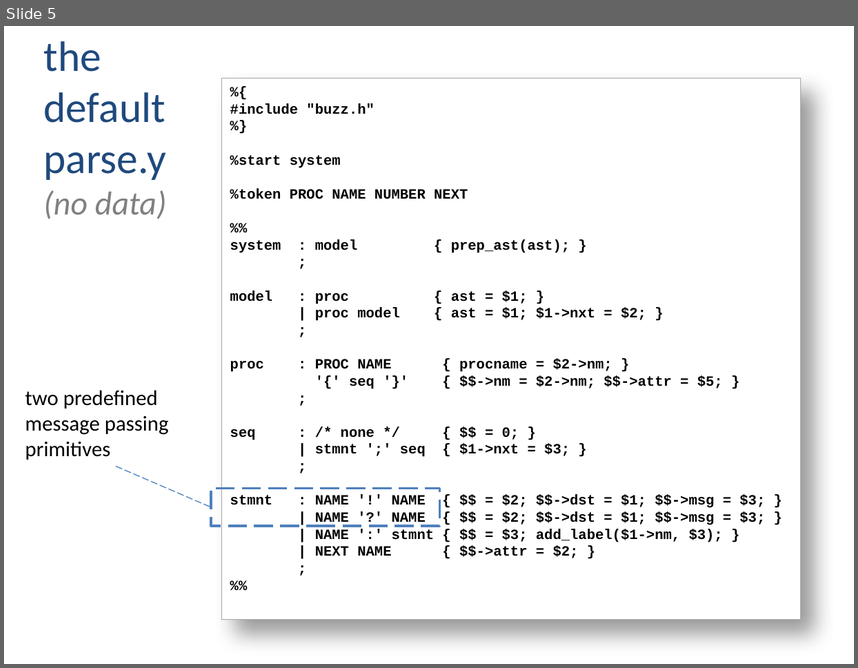
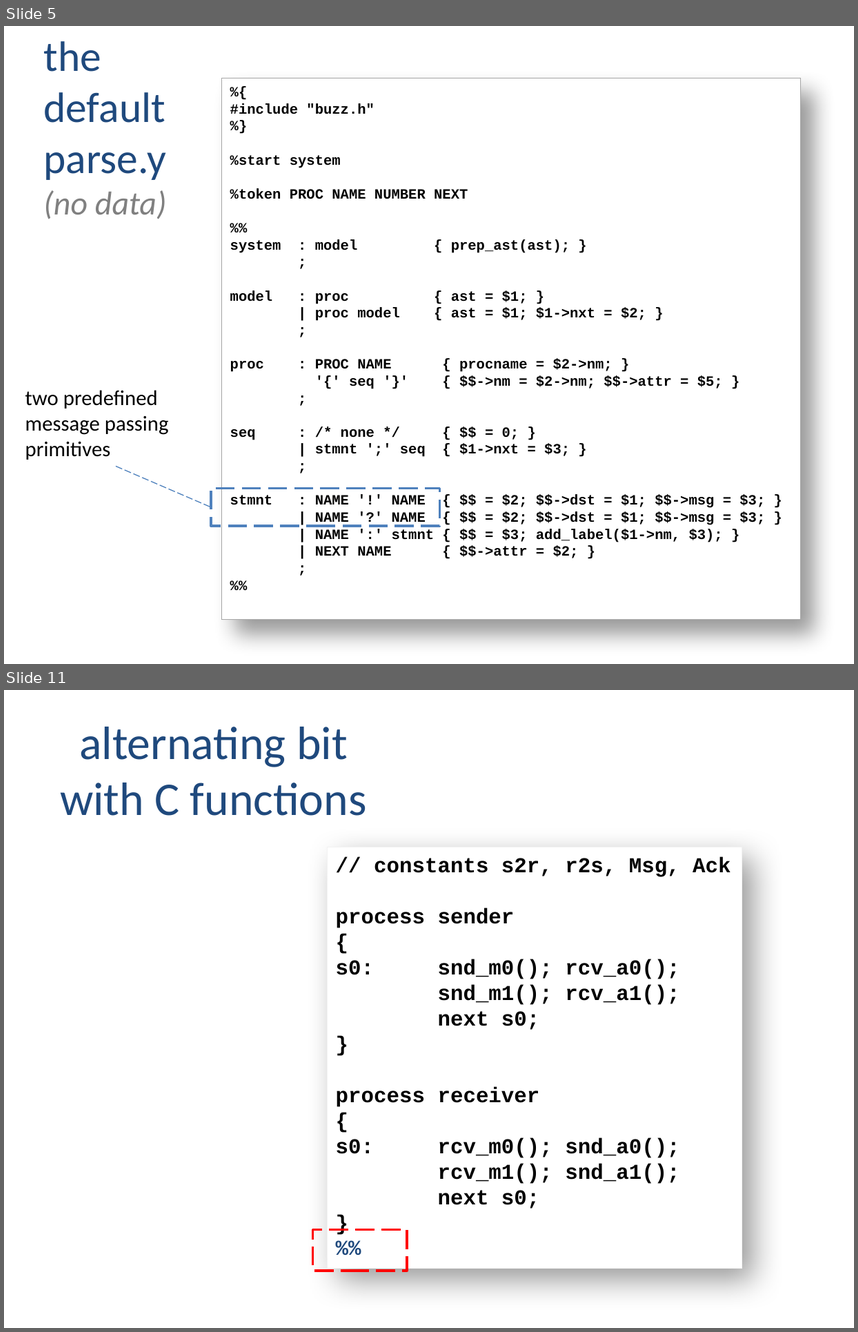
Before and after one commit to nimble-code/Buzz, a slide deck: docs/Buzz_Overview.pptx. Shown one above the other, each under a label of ours: slide 5 before the commit, slides 5 and 11 after it; the slides between them are not shown. The pictures are 858x668 and 858x1332 pixels, drawn with LibreOffice and Linux fonts; fonts in the diff are those of the drawing. Boxes give left, top, right and bottom in pixels: in the first picture for what was removed or moved away, otherwise in the second. Text is boxed around its words. In the diff, an @@ line names an element or a change of style, - is before the commit and + after.

```diff
--- a/docs/Buzz_Overview.pptx
+++ b/docs/Buzz_Overview.pptx
@@ slide 11 added at [4,690,854,1328], background #FFFFFF @@
@@ title added at [60,727,367,816], 39.6 pt, text #1F497D @@
+alternating bit
+with C functions
@@ rectangle added at [327,847,742,1268], fill #FFFFFF, outline #F2F2F2 0.75 pt, 18 pt, text #000000, bold @@
+// constants s2r, r2s, Msg, Ack
+process sender
+{
+s0: snd_m0(); rcv_a0();
+snd_m1(); rcv_a1();
+next s0;
+}
+process receiver
+{
+s0: rcv_m0(); snd_a0();
+rcv_m1(); snd_a1();
+next s0;
+}
+%%
@@ rectangle added at [312,1229,407,1270], outline #FF0000 2 pt dashed @@
```
Also in this commit, not shown: 3 slides changed, 3 other slides added, 2 slides removed.
